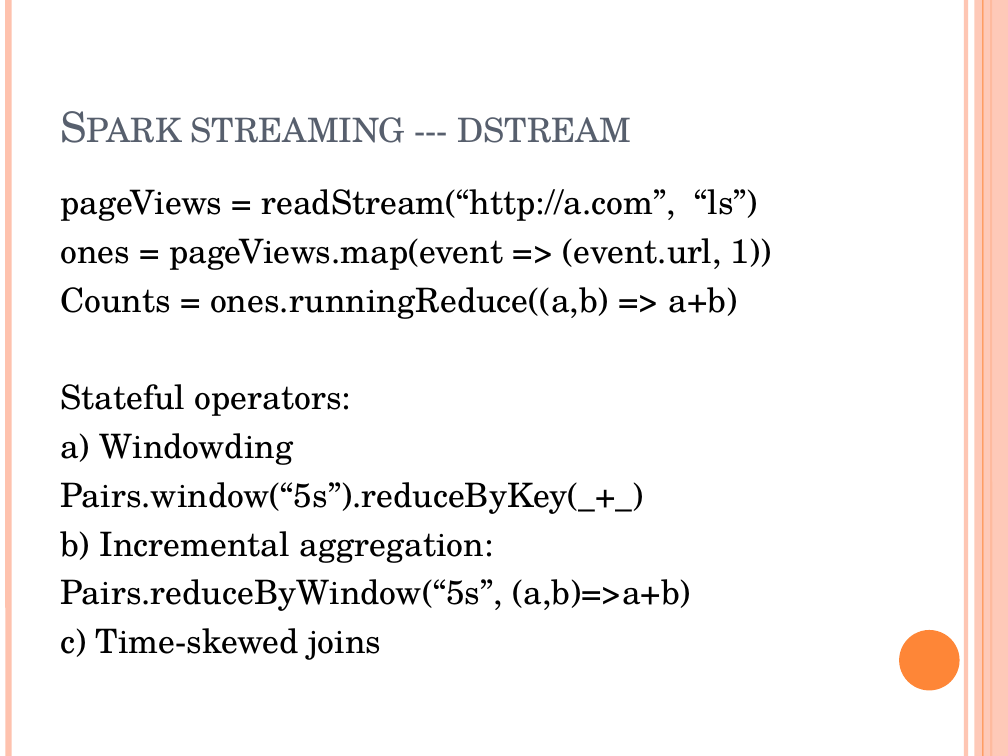
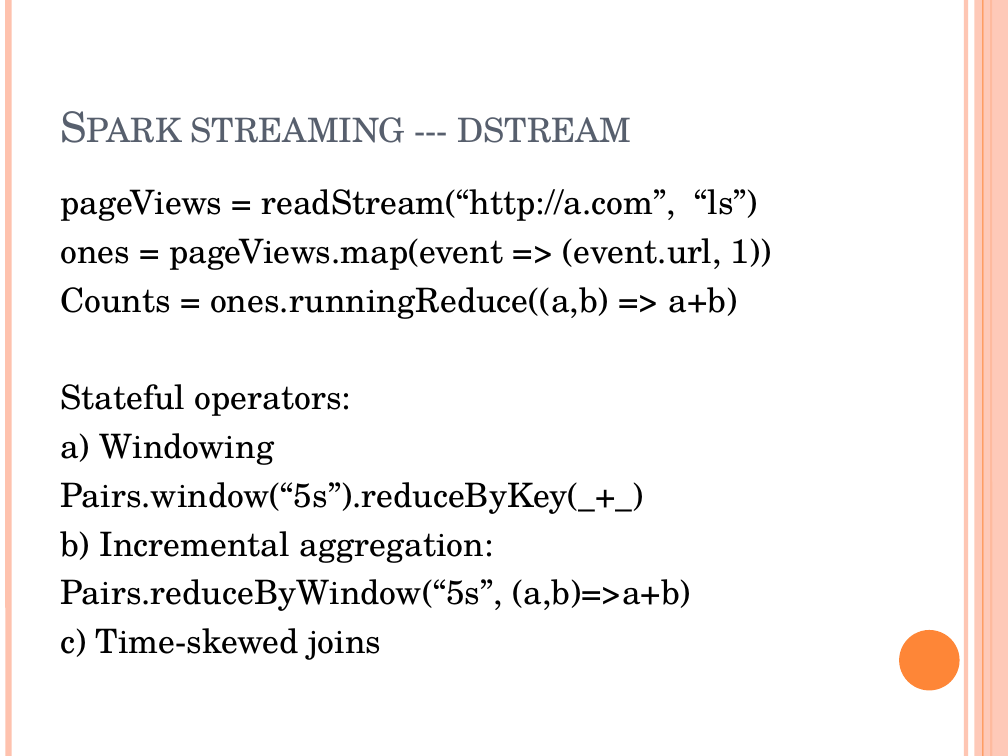
Before and after one commit to snowman1985/mypractice, a slide deck: slide 17 of Spark_学习分享.pptx (slide 11 before the commit). Drawn at 1008x756 pixels with LibreOffice and Linux fonts; fonts in the diff are those of the drawing. Boxes give left, top, right and bottom in pixels: in the first picture for what was removed or moved away, otherwise in the second. Text is boxed around its words. In the diff, an @@ line names an element or a change of style, - is before the commit and + after.

Commit message:
spark learning ppt

```diff
--- a/Spark_学习分享.pptx
+++ b/Spark_学习分享.pptx
@@ text at bbox=[60, 433, 275, 465]: text changed @@
-a) Windowding
+a) Windowing
```
Also in this commit, not shown: 5 other slides changed, 7 slides added.
